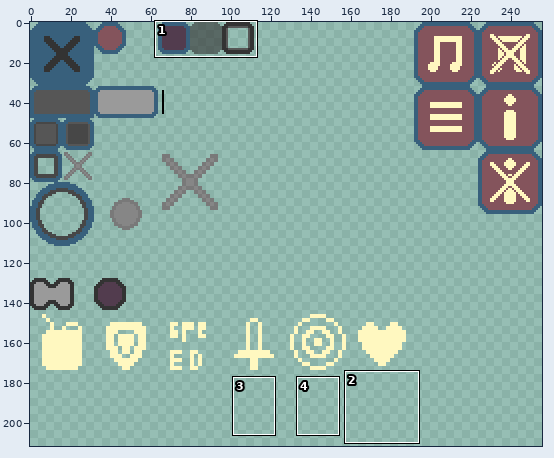
One commit to this sprite sheet: Content/ui_atlas.png. The picture above shows the old version from afar; the outline marks the close-up.
Close-up. Old version:
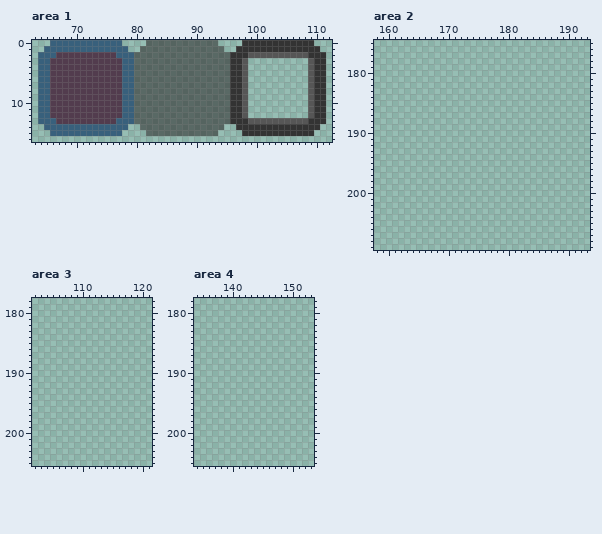
The file is 256x256 pixels. Shown: area 1: x 63..112, y 0..16; area 2: x 158..193, y 175..209; area 3: x 102..121, y 178..205; area 4: x 134..153, y 178..205. The wide view leaves out empty margins. The commit also changed other parts of the picture, which this record leaves out.
New version:
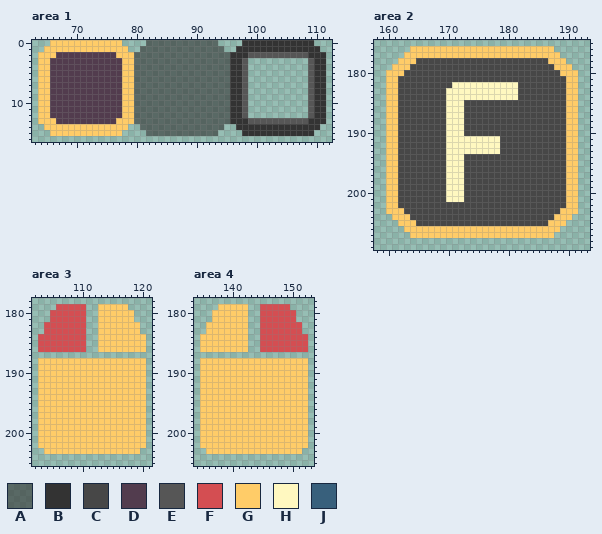
Palette (. is transparent): A #3333339c  B #333333  C #474747  D #523c4e  E #565656  F #d44e52  G #ffcc68  H #fff8c0  J #38607c
The edit:
--- area 1
@@ x 63..81 @@
- 0 ...JJJJJJJJJJJJ....
- 1 ..JJJJJJJJJJJJJJ..A
- 2 .JJJDDDDDDDDDDJJJAA
- 3 .JJDDDDDDDDDDDDJJAA
- 4 .JJDDDDDDDDDDDDJJAA
- 5 .JJDDDDDDDDDDDDJJAA
- 6 .JJDDDDDDDDDDDDJJAA
- 7 .JJDDDDDDDDDDDDJJAA
- 8 .JJDDDDDDDDDDDDJJAA
- 9 .JJDDDDDDDDDDDDJJAA
-10 .JJDDDDDDDDDDDDJJAA
-11 .JJDDDDDDDDDDDDJJAA
-12 .JJDDDDDDDDDDDDJJAA
-13 .JJJDDDDDDDDDDJJJAA
-14 ..JJJJJJJJJJJJJJ..A
-15 ...JJJJJJJJJJJJ....
+ 0 ...GGGGGGGGGGGG....
+ 1 ..GGGGGGGGGGGGGG..A
+ 2 .GGGDDDDDDDDDDGGGAA
+ 3 .GGDDDDDDDDDDDDGGAA
+ 4 .GGDDDDDDDDDDDDGGAA
+ 5 .GGDDDDDDDDDDDDGGAA
+ 6 .GGDDDDDDDDDDDDGGAA
+ 7 .GGDDDDDDDDDDDDGGAA
+ 8 .GGDDDDDDDDDDDDGGAA
+ 9 .GGDDDDDDDDDDDDGGAA
+10 .GGDDDDDDDDDDDDGGAA
+11 .GGDDDDDDDDDDDDGGAA
+12 .GGDDDDDDDDDDDDGGAA
+13 .GGGDDDDDDDDDDGGGAA
+14 ..GGGGGGGGGGGGGG..A
+15 ...GGGGGGGGGGGG....
 16 ...................
--- area 2
@@ x 158..193 @@
 175 ....................................
-176 ....................................
-177 ....................................
-178 ....................................
-179 ....................................
-180 ....................................
-181 ....................................
-182 ....................................
-183 ....................................
-184 ....................................
-185 ....................................
-186 ....................................
-187 ....................................
-188 ....................................
-189 ....................................
-190 ....................................
-191 ....................................
-192 ....................................
-193 ....................................
-194 ....................................
-195 ....................................
-196 ....................................
-197 ....................................
-198 ....................................
-199 ....................................
-200 ....................................
-201 ....................................
-202 ....................................
-203 ....................................
-204 ....................................
-205 ....................................
-206 ....................................
-207 ....................................
+176 ......GGGGGGGGGGGGGGGGGGGGGGGG......
+177 .....GGGGGGGGGGGGGGGGGGGGGGGGGG.....
+178 ....GGGCCCCCCCCCCCCCCCCCCCCCCGGG....
+179 ...GGGCCCCCCCCCCCCCCCCCCCCCCCCGGG...
+180 ..GGGCCCCCCCCCCCCCCCCCCCCCCCCCCGGG..
+181 ..GGCCCCCCCCCCCCCCCCCCCCCCCCCCCCGG..
+182 ..GGCCCCCCCCCHHHHHHHHHHHCCCCCCCCGG..
+183 ..GGCCCCCCCCHHHHHHHHHHHHCCCCCCCCGG..
+184 ..GGCCCCCCCCHHHHHHHHHHHHCCCCCCCCGG..
+185 ..GGCCCCCCCCHHHCCCCCCCCCCCCCCCCCGG..
+186 ..GGCCCCCCCCHHHCCCCCCCCCCCCCCCCCGG..
+187 ..GGCCCCCCCCHHHCCCCCCCCCCCCCCCCCGG..
+188 ..GGCCCCCCCCHHHCCCCCCCCCCCCCCCCCGG..
+189 ..GGCCCCCCCCHHHCCCCCCCCCCCCCCCCCGG..
+190 ..GGCCCCCCCCHHHCCCCCCCCCCCCCCCCCGG..
+191 ..GGCCCCCCCCHHHHHHHHHCCCCCCCCCCCGG..
+192 ..GGCCCCCCCCHHHHHHHHHCCCCCCCCCCCGG..
+193 ..GGCCCCCCCCHHHHHHHHHCCCCCCCCCCCGG..
+194 ..GGCCCCCCCCHHHCCCCCCCCCCCCCCCCCGG..
+195 ..GGCCCCCCCCHHHCCCCCCCCCCCCCCCCCGG..
+196 ..GGCCCCCCCCHHHCCCCCCCCCCCCCCCCCGG..
+197 ..GGCCCCCCCCHHHCCCCCCCCCCCCCCCCCGG..
+198 ..GGCCCCCCCCHHHCCCCCCCCCCCCCCCCCGG..
+199 ..GGCCCCCCCCHHHCCCCCCCCCCCCCCCCCGG..
+200 ..GGCCCCCCCCHHHCCCCCCCCCCCCCCCCCGG..
+201 ..GGCCCCCCCCHHHCCCCCCCCCCCCCCCCCGG..
+202 ..GGCCCCCCCCCCCCCCCCCCCCCCCCCCCCGG..
+203 ..GGGCCCCCCCCCCCCCCCCCCCCCCCCCCGGG..
+204 ...GGGCCCCCCCCCCCCCCCCCCCCCCCCGGG...
+205 ....GGGCCCCCCCCCCCCCCCCCCCCCCGGG....
+206 .....GGGGGGGGGGGGGGGGGGGGGGGGGG.....
+207 ......GGGGGGGGGGGGGGGGGGGGGGGG......
 208 ....................................
--- area 3
@@ x 102..121 @@
 178 ....................
-179 ....................
-180 ....................
-181 ....................
-182 ....................
-183 ....................
-184 ....................
-185 ....................
-186 ....................
+179 ....FFFFF..GGGGG....
+180 ...FFFFFF..GGGGGG...
+181 ...FFFFFF..GGGGGG...
+182 ..FFFFFFF..GGGGGGG..
+183 ..FFFFFFF..GGGGGGG..
+184 .FFFFFFFF..GGGGGGGG.
+185 .FFFFFFFF..GGGGGGGG.
+186 .FFFFFFFF..GGGGGGGG.
 187 ....................
-188 ....................
-189 ....................
-190 ....................
-191 ....................
-192 ....................
-193 ....................
-194 ....................
-195 ....................
-196 ....................
-197 ....................
-198 ....................
-199 ....................
-200 ....................
-201 ....................
-202 ....................
-203 ....................
+188 .GGGGGGGGGGGGGGGGGG.
+189 .GGGGGGGGGGGGGGGGGG.
+190 .GGGGGGGGGGGGGGGGGG.
+191 .GGGGGGGGGGGGGGGGGG.
+192 .GGGGGGGGGGGGGGGGGG.
+193 .GGGGGGGGGGGGGGGGGG.
+194 .GGGGGGGGGGGGGGGGGG.
+195 .GGGGGGGGGGGGGGGGGG.
+196 .GGGGGGGGGGGGGGGGGG.
+197 .GGGGGGGGGGGGGGGGGG.
+198 .GGGGGGGGGGGGGGGGGG.
+199 .GGGGGGGGGGGGGGGGGG.
+200 .GGGGGGGGGGGGGGGGGG.
+201 .GGGGGGGGGGGGGGGGGG.
+202 .GGGGGGGGGGGGGGGGGG.
+203 ..GGGGGGGGGGGGGGGG..
 204 ....................
--- area 4
@@ x 134..153 @@
 178 ....................
-179 ....................
-180 ....................
-181 ....................
-182 ....................
-183 ....................
-184 ....................
-185 ....................
-186 ....................
+179 ....GGGGG..FFFFF....
+180 ...GGGGGG..FFFFFF...
+181 ...GGGGGG..FFFFFF...
+182 ..GGGGGGG..FFFFFFF..
+183 ..GGGGGGG..FFFFFFF..
+184 .GGGGGGGG..FFFFFFFF.
+185 .GGGGGGGG..FFFFFFFF.
+186 .GGGGGGGG..FFFFFFFF.
 187 ....................
-188 ....................
-189 ....................
-190 ....................
-191 ....................
-192 ....................
-193 ....................
-194 ....................
-195 ....................
-196 ....................
-197 ....................
-198 ....................
-199 ....................
-200 ....................
-201 ....................
-202 ....................
-203 ....................
+188 .GGGGGGGGGGGGGGGGGG.
+189 .GGGGGGGGGGGGGGGGGG.
+190 .GGGGGGGGGGGGGGGGGG.
+191 .GGGGGGGGGGGGGGGGGG.
+192 .GGGGGGGGGGGGGGGGGG.
+193 .GGGGGGGGGGGGGGGGGG.
+194 .GGGGGGGGGGGGGGGGGG.
+195 .GGGGGGGGGGGGGGGGGG.
+196 .GGGGGGGGGGGGGGGGGG.
+197 .GGGGGGGGGGGGGGGGGG.
+198 .GGGGGGGGGGGGGGGGGG.
+199 .GGGGGGGGGGGGGGGGGG.
+200 .GGGGGGGGGGGGGGGGGG.
+201 .GGGGGGGGGGGGGGGGGG.
+202 .GGGGGGGGGGGGGGGGGG.
+203 ..GGGGGGGGGGGGGGGG..
 204 ....................
Pixel boxes of the changes (left, top, right, bottom) in both close-ups:
changed: (38, 40, 134, 136)
added: (386, 46, 578, 238)
added: (38, 304, 146, 454)
added: (200, 304, 308, 454)
